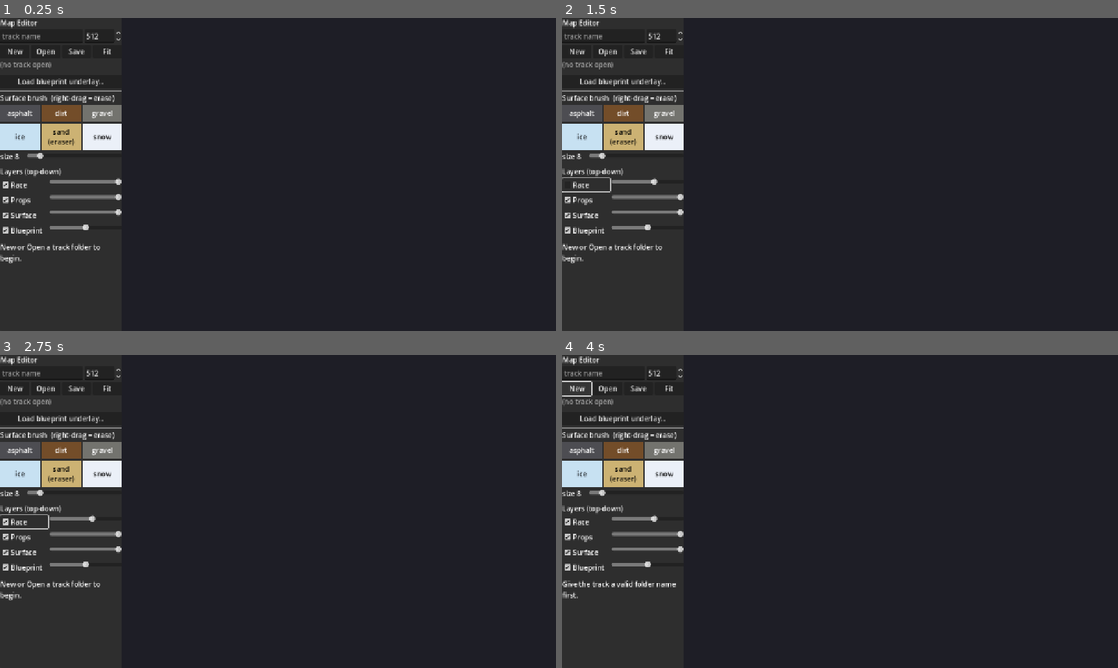
Above: before the commit, frames 1-4 (two rows, left to right).
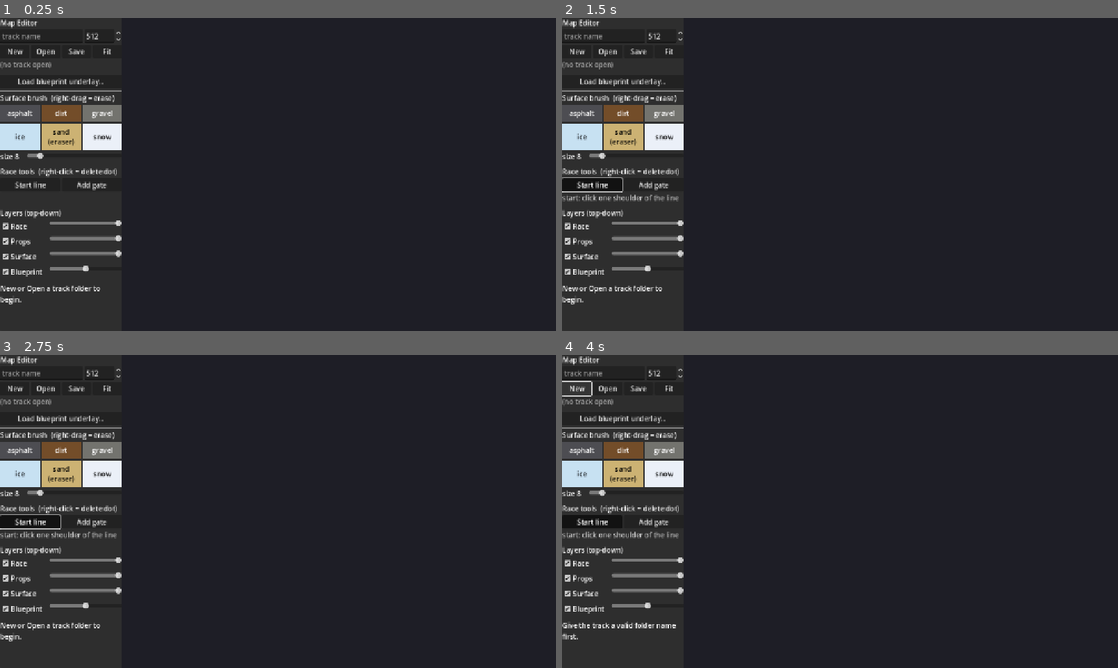
Above: after the commit, the same moments.

Repository: artemiiShabanov/RallyRivals
Game: Godot game, scene res://scenes/tools/map_editor.tscn
Same seed, same stepped clock (60 frames per second), same inputs: the game is played once before the commit and once after it. The project has no main scene, so this scene is started directly.
Inputs (mouse positions are in pixels of both pictures, inside the frame that each line leads up to):
- Up to frame 1 (0.25 s): no input
- Up to frame 2 (1.5 s): click (650, 183) at 0.5 s, where only the run after the commit has a clickable "Add gate"; click (589, 183) at 1.25 s, where only the run after the commit has a clickable "Start line"
- Up to frame 3 (2.75 s): click (27, 520) at 2 s, where only the run after the commit has a clickable "Start line"
- Up to frame 4 (4 s): click "New" at 2.75 s; click "New" at 3.5 s

The runs differ from the first frame. In frame 1, 2.6% of the frame differs, in the area x 0-22%, y 48-92%; in frame 2, 2.9%; in frame 3, 2.9%; in frame 4, 2.9%, in the area x 0-22%, y 48-91%.

Commit message:
Map editor: race tools (start line, gates, live validation)
Semantic placement onto the race layer: Start line = 3 clicks (shoulder,
shoulder, travel direction — replaces previous start/dir), Add gate = 2
clicks per gate, right-click deletes dots near the cursor. Tool buttons
share the swatch ButtonGroup, so exactly one tool is active.

Validation after every edit runs TrackBaker's OWN _blobs/_pair_dots/
_is_road on the in-memory layers — the editor cannot disagree with a
bake. Canvas overlays make the 2x2 dots readable: rings per dot, lines
across the start pair and each valid gate pair, red rings on unpairable
dots; summary line reports "race OK: start + N gates" or the problems.

Also fixed a toggle-order hazard when switching swatches within the
ButtonGroup, and pending-clicks lifecycle during placement.

Verified headless through real input events: 3-click start (dir dot
lands east of the line), 2-click gate, off-road gate flagged INVALID,
right-click erase recovers, saved layer parses via a real _read_race
(start_mid, dir, 1 gate).

Task code-tools-map-editor-race done (24/127).

Co-Authored-By: Claude Opus 4.8 <noreply@anthropic.com>

Diff:
--- a/rallyrivals/scripts/tools/map_editor/map_canvas.gd
+++ b/rallyrivals/scripts/tools/map_editor/map_canvas.gd
@@ -7,12 +7,15 @@
 
 signal pixel_hovered(px: Vector2i)
 signal stroke(from_px: Vector2i, to_px: Vector2i, erase: bool)
+signal clicked(px: Vector2i, button: int)
 
 var entries: Array = []   # [{"texture": Texture2D, "opacity": float}] bottom-up
 var image_size := 0       # authored image size in px (0 = no document open)
 var zoom := 1.0
 var pan := Vector2.ZERO   # canvas position of the image's (0,0)
 var brush_radius := 0.0   # image-space px; >0 = a paint tool is active (left paints, right erases)
+var overlay_rings: Array = []   # [{"p": Vector2 image px, "col": Color}] gizmos over the layers
+var overlay_lines: Array = []   # [{"a": Vector2, "b": Vector2, "col": Color}]
 
 var _dragging := false
 var _space := false
@@ -36,6 +39,10 @@
 	draw_rect(r.grow(1.0), Color(0.45, 0.45, 0.55), false, 1.0)
 	for e in entries:
 		draw_texture_rect(e["texture"], r, false, Color(1, 1, 1, e["opacity"]))
+	for l in overlay_lines:
+		draw_line(pan + ((l["a"] as Vector2) + Vector2(0.5, 0.5)) * zoom, pan + ((l["b"] as Vector2) + Vector2(0.5, 0.5)) * zoom, l["col"], 1.5)
+	for m in overlay_rings:
+		draw_arc(pan + ((m["p"] as Vector2) + Vector2(0.5, 0.5)) * zoom, 7.0, 0.0, TAU, 24, m["col"], 1.5)
 	if brush_radius > 0.0 and _has_hover:
 		draw_arc(_hover, brush_radius * zoom, 0.0, TAU, 48, Color(0, 0, 0, 0.7), 3.0)
 		draw_arc(_hover, brush_radius * zoom, 0.0, TAU, 48, Color(1, 1, 1, 0.9), 1.0)
@@ -50,13 +57,16 @@
 		elif mb.button_index == MOUSE_BUTTON_MIDDLE or (mb.button_index == MOUSE_BUTTON_LEFT and _space):
 			_dragging = mb.pressed
 			grab_focus()
-		elif brush_radius > 0.0 and mb.button_index in [MOUSE_BUTTON_LEFT, MOUSE_BUTTON_RIGHT]:
-			# left = paint, right = off-road erase; both stamp immediately on press
-			_paint_btn = mb.button_index if mb.pressed else 0
+		elif mb.button_index in [MOUSE_BUTTON_LEFT, MOUSE_BUTTON_RIGHT]:
 			if mb.pressed:
-				_last_px = pixel_at(mb.position)
-				stroke.emit(_last_px, _last_px, mb.button_index == MOUSE_BUTTON_RIGHT)
+				clicked.emit(pixel_at(mb.position), mb.button_index)
 				grab_focus()
+			if brush_radius > 0.0:
+				# left = paint, right = off-road erase; both stamp immediately on press
+				_paint_btn = mb.button_index if mb.pressed else 0
+				if mb.pressed:
+					_last_px = pixel_at(mb.position)
+					stroke.emit(_last_px, _last_px, mb.button_index == MOUSE_BUTTON_RIGHT)
 	elif event is InputEventMouseMotion:
 		var mm := event as InputEventMouseMotion
 		if _dragging:
--- a/rallyrivals/scripts/tools/map_editor/map_editor.gd
+++ b/rallyrivals/scripts/tools/map_editor/map_editor.gd
@@ -25,9 +25,14 @@
 var _surfaces: Array[SurfaceType] = []
 var _off_road: SurfaceType          # the "eraser" surface (sand): right-drag paints this
 var _brush_surface: SurfaceType     # null = no paint tool active
-var _brush_group := ButtonGroup.new()
+var _brush_group := ButtonGroup.new()   # shared by swatches AND race tools — one active tool total
 var _brush_slider: HSlider
 var _dirty := false
+
+var _race_mode := ""                # "" | "start" | "gate"
+var _race_pending: Array[Vector2i] = []
+var _race_summary := ""             # last validation result, shown when not mid-placement
+var _race_hint: Label
 
 func _ready() -> void:
 	var split := HBoxContainer.new()
@@ -39,6 +44,7 @@
 	canvas = MapCanvas.new()
 	canvas.pixel_hovered.connect(_on_pixel_hovered)
 	canvas.stroke.connect(_on_stroke)
+	canvas.clicked.connect(_on_clicked)
 	split.add_child(canvas)
 
 	_open_dialog = FileDialog.new()
@@ -123,6 +129,29 @@
 	vb.add_child(size_row)
 
 	vb.add_child(HSeparator.new())
+	var race_title := Label.new()
+	race_title.text = "Race tools  (right-click = delete dot)"
+	vb.add_child(race_title)
+	var race_row := HBoxContainer.new()
+	for m in [["start", "Start line"], ["gate", "Add gate"]]:
+		var btn := Button.new()
+		btn.text = m[1]
+		btn.toggle_mode = true
+		btn.button_group = _brush_group
+		btn.size_flags_horizontal = Control.SIZE_EXPAND_FILL
+		btn.toggled.connect(func(on: bool) -> void:
+			if on:
+				_set_race_mode(m[0])
+			elif _race_mode == m[0]:
+				_set_race_mode(""))
+		race_row.add_child(btn)
+	vb.add_child(race_row)
+	_race_hint = Label.new()
+	_race_hint.autowrap_mode = TextServer.AUTOWRAP_WORD_SMART
+	_race_hint.modulate = Color(1, 1, 1, 0.7)
+	vb.add_child(_race_hint)
+
+	vb.add_child(HSeparator.new())
 	var layers_title := Label.new()
 	layers_title.text = "Layers (top-down)"
 	vb.add_child(layers_title)
@@ -196,7 +225,11 @@
 	b.add_theme_color_override("font_pressed_color", Color.BLACK if lum > 0.5 else Color.WHITE)
 	b.add_theme_color_override("font_hover_color", Color.BLACK if lum > 0.5 else Color.WHITE)
 	b.toggled.connect(func(on: bool) -> void:
-		_brush_surface = s if on else null
+		# guard against toggle-signal order when switching buttons within the group
+		if on:
+			_brush_surface = s
+		elif _brush_surface == s:
+			_brush_surface = null
 		_update_brush())
 	return b
 
@@ -236,6 +269,146 @@
 	if doc != null:
 		_folder_label.text = doc.dir + (" *" if _dirty else "")
 
+# ---------- race tools ----------
+# Semantic placement onto the race layer (pipeline dot conventions: 2x2 dots, black = empty).
+# Start line = 3 clicks (shoulder, shoulder, direction), replacing any previous start/dir.
+# Gate = 2 clicks. Right-click deletes dots near the cursor. Validation after every edit runs
+# the BAKER'S own blob/pair/midpoint-on-road code, so the editor can't disagree with a bake.
+func _set_race_mode(mode: String) -> void:
+	_race_mode = mode
+	_race_pending.clear()
+	_update_race_hint()
+
+func _update_race_hint() -> void:
+	var prompts := {
+		"start": ["start: click one shoulder of the line", "start: click the other shoulder", "start: click ahead — where the track goes"],
+		"gate": ["gate: click one shoulder", "gate: click the other shoulder"],
+	}
+	_race_hint.text = prompts[_race_mode][_race_pending.size()] if _race_mode != "" else _race_summary
+
+func _on_clicked(px: Vector2i, button: int) -> void:
+	if doc == null or _race_mode == "":
+		return
+	if px.x < 0 or px.y < 0 or px.x >= doc.size or px.y >= doc.size:
+		return
+	if button == MOUSE_BUTTON_RIGHT:
+		_erase_race_near(px)
+		_race_pending.clear()
+		_after_race_edit()
+		return
+	if button != MOUSE_BUTTON_LEFT:
+		return
+	_race_pending.append(px)
+	# clear pending BEFORE placing — placement re-renders the hint, which reads pending's size
+	if _race_mode == "start" and _race_pending.size() == 3:
+		var pts := _race_pending.duplicate()
+		_race_pending.clear()
+		_place_start(pts[0], pts[1], pts[2])
+	elif _race_mode == "gate" and _race_pending.size() == 2:
+		var pts := _race_pending.duplicate()
+		_race_pending.clear()
+		_place_gate(pts[0], pts[1])
+	_update_race_hint()
+
+func _place_start(a: Vector2i, b: Vector2i, toward: Vector2i) -> void:
+	var img: Image = doc.images["race"]
+	_clear_color(img, TrackBaker.R_START)
+	_clear_color(img, TrackBaker.R_DIR)
+	_race_dot(img, a, TrackBaker.R_START)
+	_race_dot(img, b, TrackBaker.R_START)
+	var mid := (Vector2(a) + Vector2(b)) * 0.5
+	var dir := Vector2(toward) - mid
+	dir = dir.normalized() if dir.length() > 0.5 else Vector2.RIGHT
+	_race_dot(img, Vector2i((mid + dir * 6.0).round()), TrackBaker.R_DIR)
+	_after_race_edit()
+
+func _place_gate(a: Vector2i, b: Vector2i) -> void:
+	var img: Image = doc.images["race"]
+	_race_dot(img, a, TrackBaker.R_GATE)
+	_race_dot(img, b, TrackBaker.R_GATE)
+	_after_race_edit()
+
+func _race_dot(img: Image, px: Vector2i, col: Color) -> void:
+	for dy in 2:
+		for dx in 2:
+			img.set_pixel(clampi(px.x + dx, 0, doc.size - 1), clampi(px.y + dy, 0, doc.size - 1), col)
+
+func _erase_race_near(px: Vector2i, r: int = 6) -> void:
+	var img: Image = doc.images["race"]
+	for dy in range(-r, r + 1):
+		for dx in range(-r, r + 1):
+			var x := px.x + dx; var y := px.y + dy
+			if x < 0 or y < 0 or x >= doc.size or y >= doc.size or dx * dx + dy * dy > r * r:
+				continue
+			img.set_pixel(x, y, Color.BLACK)
+
+func _clear_color(img: Image, col: Color) -> void:
+	for y in doc.size:
+		for x in doc.size:
+			var c := img.get_pixel(x, y)
+			if Vector3(c.r - col.r, c.g - col.g, c.b - col.b).length() < 0.2:
+				img.set_pixel(x, y, Color.BLACK)
+
+func _after_race_edit() -> void:
+	doc.refresh_texture("race")
+	_push_canvas()
+	_set_dirty(true)
+	_validate_race()
+
+## Rebuild race overlays + summary via TrackBaker's own reading of the layers.
+func _validate_race() -> void:
+	canvas.overlay_rings = []
+	canvas.overlay_lines = []
+	_race_summary = ""
+	if doc != null:
+		var b := TrackBaker.new()
+		b._rc = doc.images["race"]
+		b._sf = doc.images["surface"]
+		b._size = doc.size
+		var road: Array = []
+		for s in _surfaces:
+			if s != _off_road:
+				road.append(s)
+		b.surfaces = road
+		b.off_road_surface = _off_road
+		var starts := b._blobs(b._rc, TrackBaker.R_START)
+		var dirs := b._blobs(b._rc, TrackBaker.R_DIR)
+		var gates := b._blobs(b._rc, TrackBaker.R_GATE)
+		for p in starts:
+			canvas.overlay_rings.append({"p": p, "col": Color(1.0, 0.4, 1.0)})
+		for p in dirs:
+			canvas.overlay_rings.append({"p": p, "col": Color(1.0, 1.0, 0.3)})
+		var problems: Array[String] = []
+		if starts.is_empty() and dirs.is_empty() and gates.is_empty():
+			_race_summary = "race: empty — place a start line"
+			_update_race_hint()
+			canvas.queue_redraw()
+			return
+		if starts.size() != 2:
+			problems.append("start dots %d (need 2)" % starts.size())
+		else:
+			canvas.overlay_lines.append({"a": starts[0], "b": starts[1], "col": Color(1.0, 0.4, 1.0)})
+			if not b._is_road((starts[0] + starts[1]) * 0.5):
+				problems.append("start midpoint off-road")
+		if dirs.size() != 1:
+			problems.append("direction dots %d (need 1)" % dirs.size())
+		var pairs: Variant = b._pair_dots(gates)
+		if pairs == null:
+			problems.append("gates don't pair (odd dot or midpoint off-road)")
+			for p in gates:
+				canvas.overlay_rings.append({"p": p, "col": Color(1.0, 0.25, 0.2)})
+		else:
+			for pr in pairs:
+				canvas.overlay_lines.append({"a": pr[0], "b": pr[1], "col": Color(0.3, 1.0, 0.4)})
+			for p in gates:
+				canvas.overlay_rings.append({"p": p, "col": Color(0.3, 1.0, 0.4)})
+		if problems.is_empty():
+			_race_summary = "race OK: start + %d gates" % (pairs as Array).size()
+		else:
+			_race_summary = "race INVALID: " + "; ".join(problems)
+	_update_race_hint()
+	canvas.queue_redraw()
+
 # ---------- actions ----------
 func _on_new() -> void:
 	var track_name := _name_edit.text.strip_edges()
@@ -292,6 +465,7 @@
 		(_layer_rows[layer]["check"] as CheckBox).set_pressed_no_signal(doc.layer_visible[layer])
 		(_layer_rows[layer]["slider"] as HSlider).set_value_no_signal(doc.layer_opacity[layer])
 	_push_canvas()
+	_validate_race()
 	_set_status(status)
 
 ## Rebuild the canvas draw list from the document. Call after any layer/visibility change.
Not shown, added: rallyrivals/assets/tracks/333/markers.png.import
Not shown, added: rallyrivals/assets/tracks/333/race.png.import
Not shown, added: rallyrivals/assets/tracks/333/surface.png.import
Not shown, changed: STATUS.md
Not shown, changed: tasks.yaml
